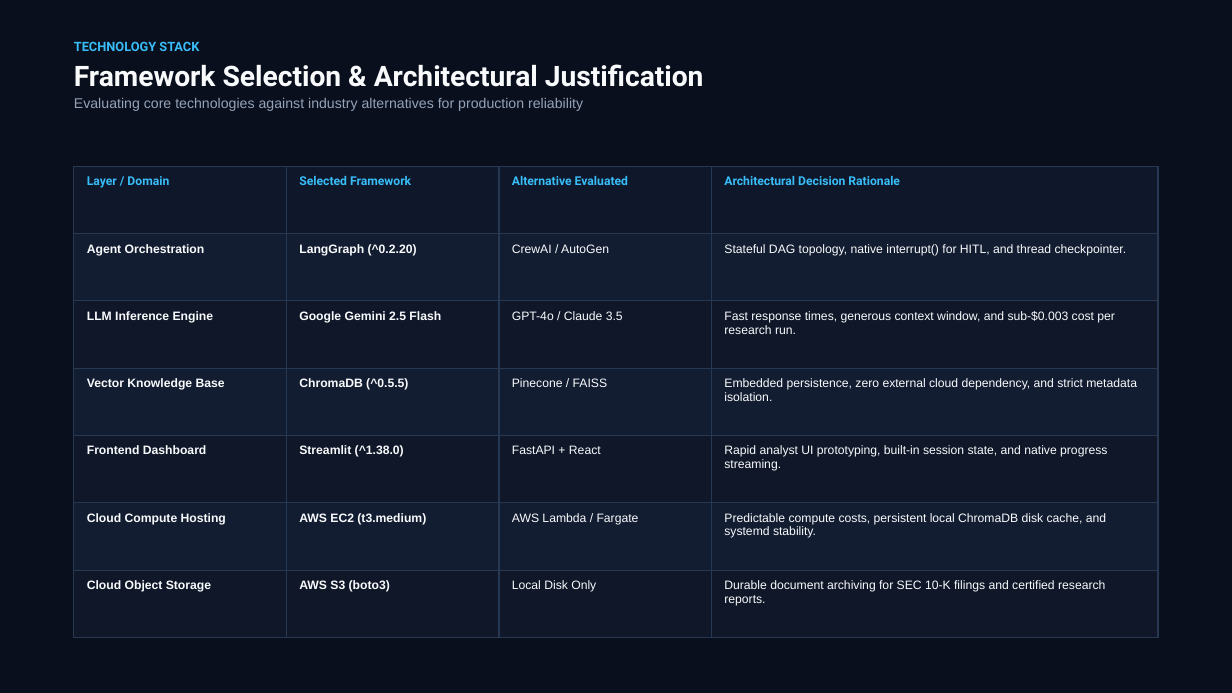
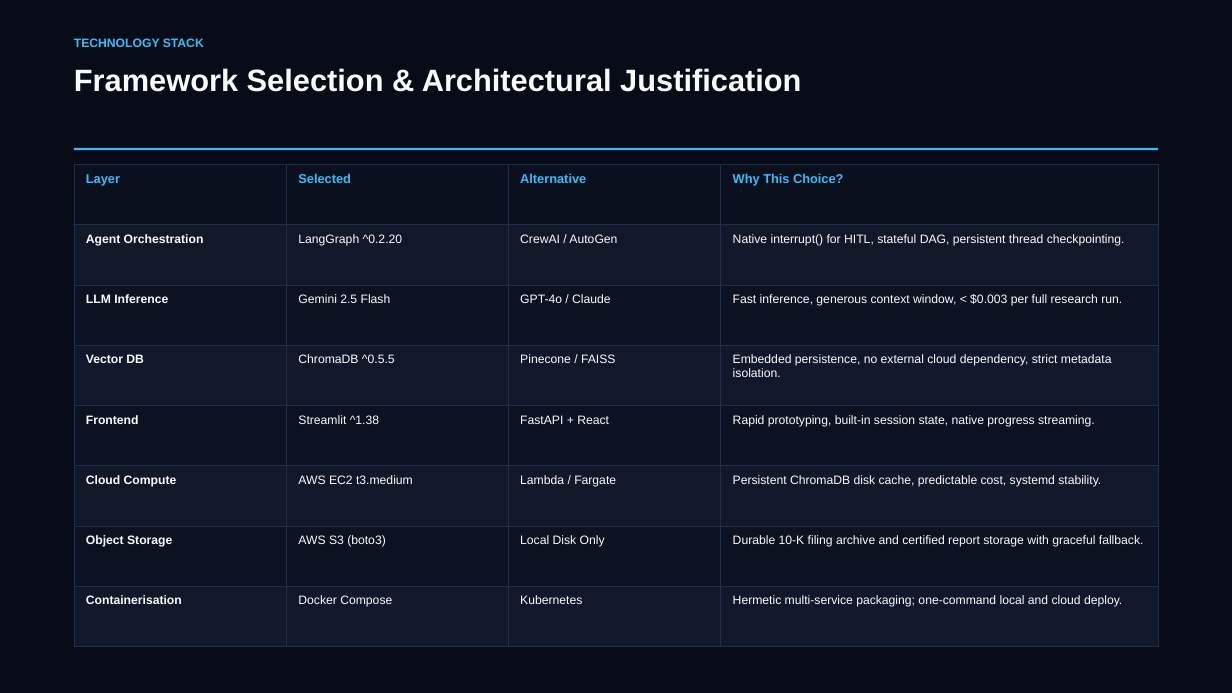
Before and after one commit to SagarTrimukhe/ai-investment-research-assistant, a slide deck: slide 14 of CAPSTONE_PROJECT_PRESENTATION.pptx (slide 11 before the commit). Drawn at 1232x693 pixels with LibreOffice and Linux fonts; fonts in the diff are those of the drawing. Boxes give left, top, right and bottom in pixels: in the first picture for what was removed or moved away, otherwise in the second. Text is boxed around its words. In the diff, an @@ line names an element or a change of style, - is before the commit and + after.

Commit message:
design: complete visual redesign — section dividers, accent bar panels, KPI callouts, varied layouts

```diff
--- a/CAPSTONE_PROJECT_PRESENTATION.pptx
+++ b/CAPSTONE_PROJECT_PRESENTATION.pptx
@@ rectangle at (0,0,1232,693): fill #0A0F1D to #080C18 @@
@@ text at (74,41,199,51): paragraph removed @@
-TECHNOLOGY STACK
@@ text added at (74,38,204,47), 9.5 pt, text #38BDF8, bold @@
+TECHNOLOGY STACK
@@ text "Framework Selection & Architectural Justification": place and size @@
-text "Framework Selection & Architectural Justification" at (74,41,704,111)
+text "Framework Selection & Architectural Justification" at (74,68,801,92)
@@ text "Framework Selection & Architectural Justification" at (74,68,801,92): size 22 to 24 pt, font Roboto to Arial; less space between paragraphs @@
@@ text at (74,98,583,111): paragraph removed @@
-Evaluating core technologies against industry alternatives for production reliability
@@ rectangle added at (74,148,1158,151), fill #38BDF8 @@
@@ table at (74,165,1158,647) @@
-row 1: Layer / Domain | Selected Framework | Alternative Evaluated | Architectural Decision Rationale
-row 2: Agent Orchestration | LangGraph (^0.2.20) | CrewAI / AutoGen | Stateful DAG topology, native interrupt() for HITL, and thread checkpointer.
-row 3: LLM Inference Engine | Google Gemini 2.5 Flash | GPT-4o / Claude 3.5 | Fast response times, generous context window, and sub-$0.003 cost per research run.
-row 4: Vector Knowledge Base | ChromaDB (^0.5.5) | Pinecone / FAISS | Embedded persistence, zero external cloud dependency, and strict metadata isolation.
-row 5: Frontend Dashboard | Streamlit (^1.38.0) | FastAPI + React | Rapid analyst UI prototyping, built-in session state, and native progress streaming.
-row 6: Cloud Compute Hosting | AWS EC2 (t3.medium) | AWS Lambda / Fargate | Predictable compute costs, persistent local ChromaDB disk cache, and systemd stability.
-row 7: Cloud Object Storage | AWS S3 (boto3) | Local Disk Only | Durable document archiving for SEC 10-K filings and certified research reports.
+row 1: Layer | Selected | Alternative | Why This Choice?
+row 2: Agent Orchestration | LangGraph ^0.2.20 | CrewAI / AutoGen | Native interrupt() for HITL, stateful DAG, persistent thread checkpointing.
+row 3: LLM Inference | Gemini 2.5 Flash | GPT-4o / Claude | Fast inference, generous context window, < $0.003 per full research run.
+row 4: Vector DB | ChromaDB ^0.5.5 | Pinecone / FAISS | Embedded persistence, no external cloud dependency, strict metadata isolation.
+row 5: Frontend | Streamlit ^1.38 | FastAPI + React | Rapid prototyping, built-in session state, native progress streaming.
+row 6: Cloud Compute | AWS EC2 t3.medium | Lambda / Fargate | Persistent ChromaDB disk cache, predictable cost, systemd stability.
+row 7: Object Storage | AWS S3 (boto3) | Local Disk Only | Durable 10-K filing archive and certified report storage with graceful fallback.
+row 8: Containerisation | Docker Compose | Kubernetes | Hermetic multi-service packaging; one-command local and cloud deploy.
```
Also in this commit, not shown: 4 other slides changed, 13 slides added, 13 slides removed.
